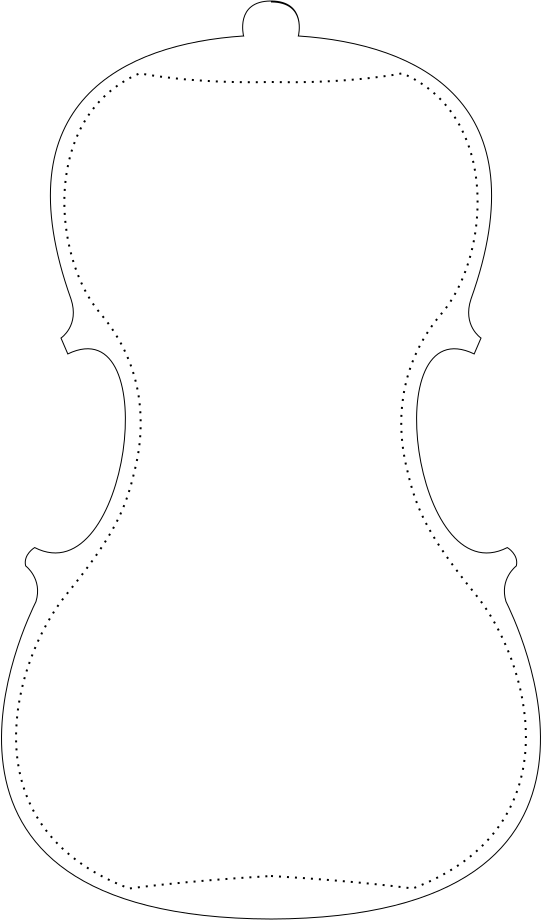
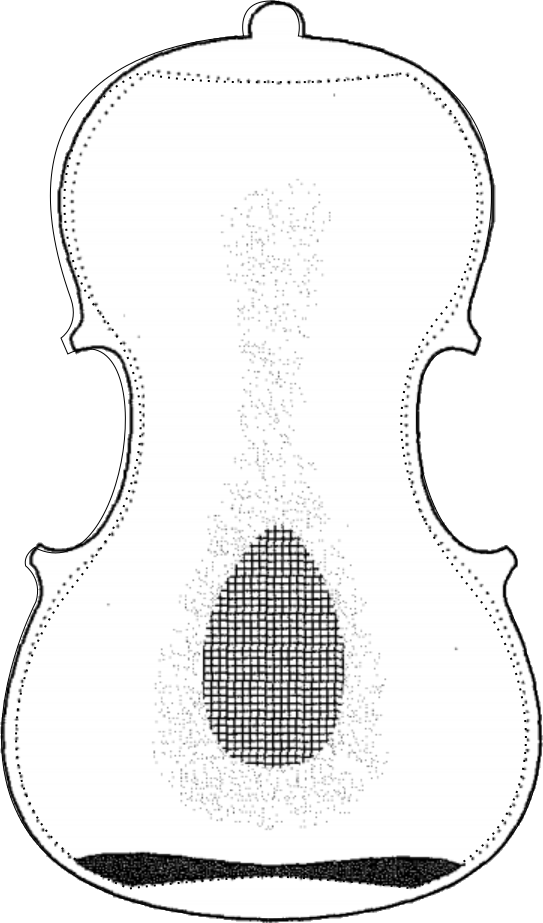
Revision of a layered 543 x 923 image; what changed, layer by layer:
showed "back #2.png" over [0, 0, 543, 923]
